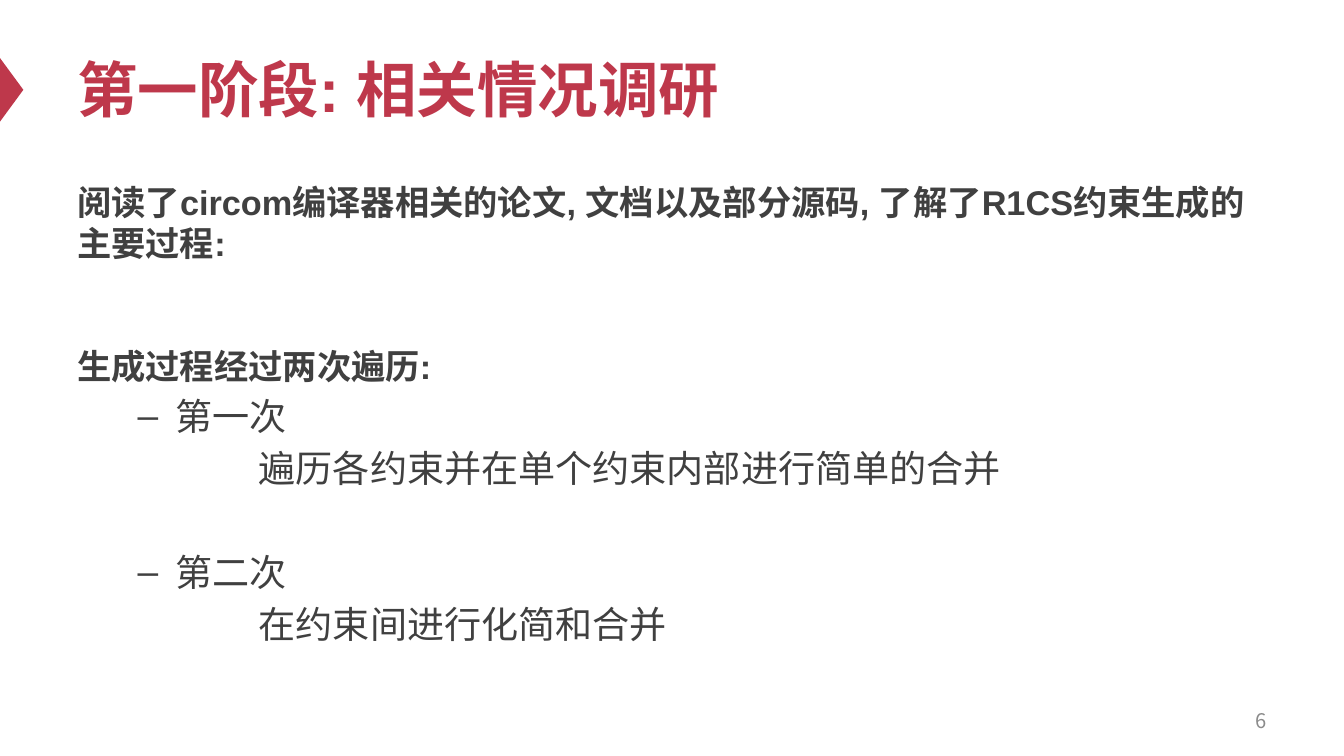
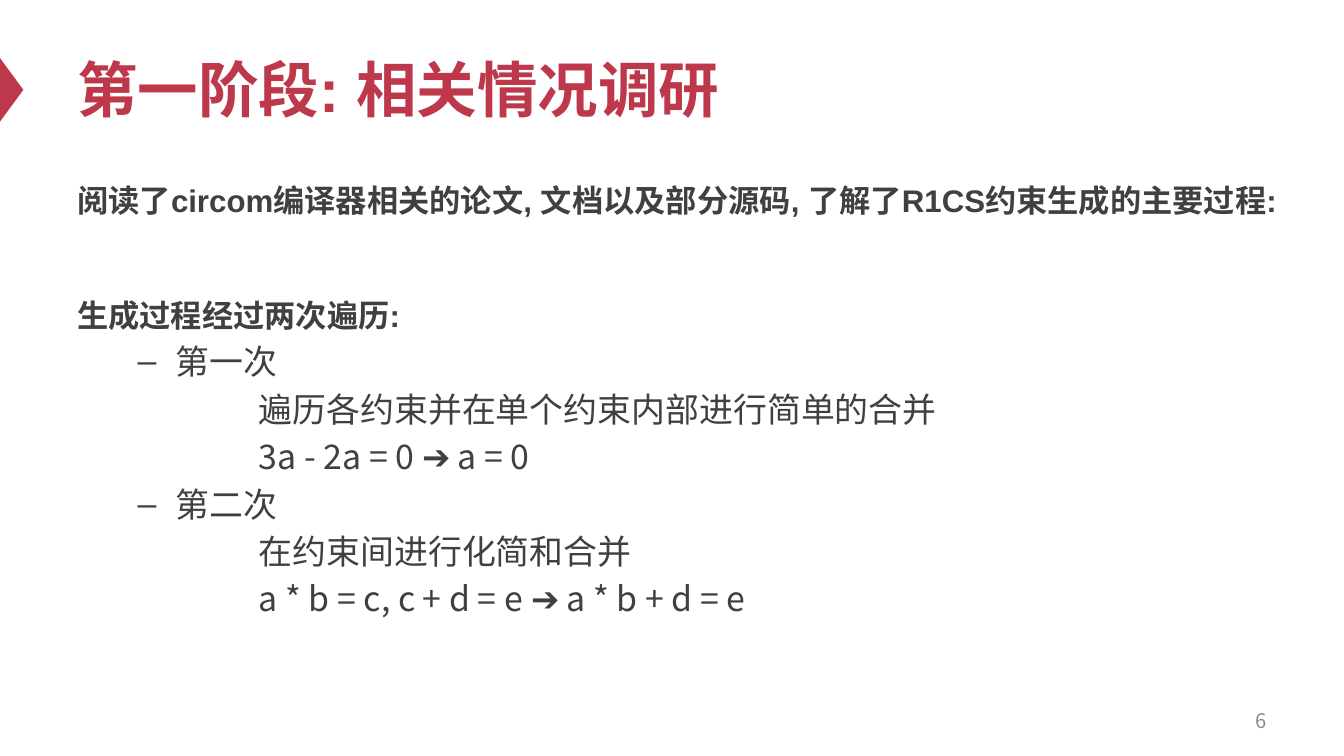
Before and after one commit to Ash1sc/R1CS-normal-form-generator, a slide deck: slide 6 of meeting_docs/0302进度会议/进度会议PPT.pptx. Drawn at 1344x756 pixels with LibreOffice and Linux fonts; fonts in the diff are those of the drawing. Boxes give left, top, right and bottom in pixels: in the first picture for what was removed or moved away, otherwise in the second. Text is boxed around its words. In the diff, an @@ line names an element or a change of style, - is before the commit and + after.

```diff
--- a/meeting_docs/0302进度会议/进度会议PPT.pptx
+++ b/meeting_docs/0302进度会议/进度会议PPT.pptx
@@ text at (x1=77, y1=185, x2=1277, y2=567): size 24.5 to 22.3 pt in "阅读了circom编译器相关的论文, 文档以及部分源码, 了解了R1CS约束生成的主要过程:", "生成过程经过两次遍历:"; size 26.5 to 24.2 pt in "第一次", "遍历各约束并在单个约束内部进行简单的合并", "第二次", "在约束间进行化简和合并" @@
@@ text at (x1=259, y1=444, x2=530, y2=470): paragraph added @@
+  3a - 2a = 0 ➔ a = 0
@@ text at (x1=259, y1=584, x2=746, y2=617): paragraph added @@
+  a * b = c, c + d = e ➔ a * b + d = e
```
Also in this commit, not shown: 3 other slides changed, 3 other files.
